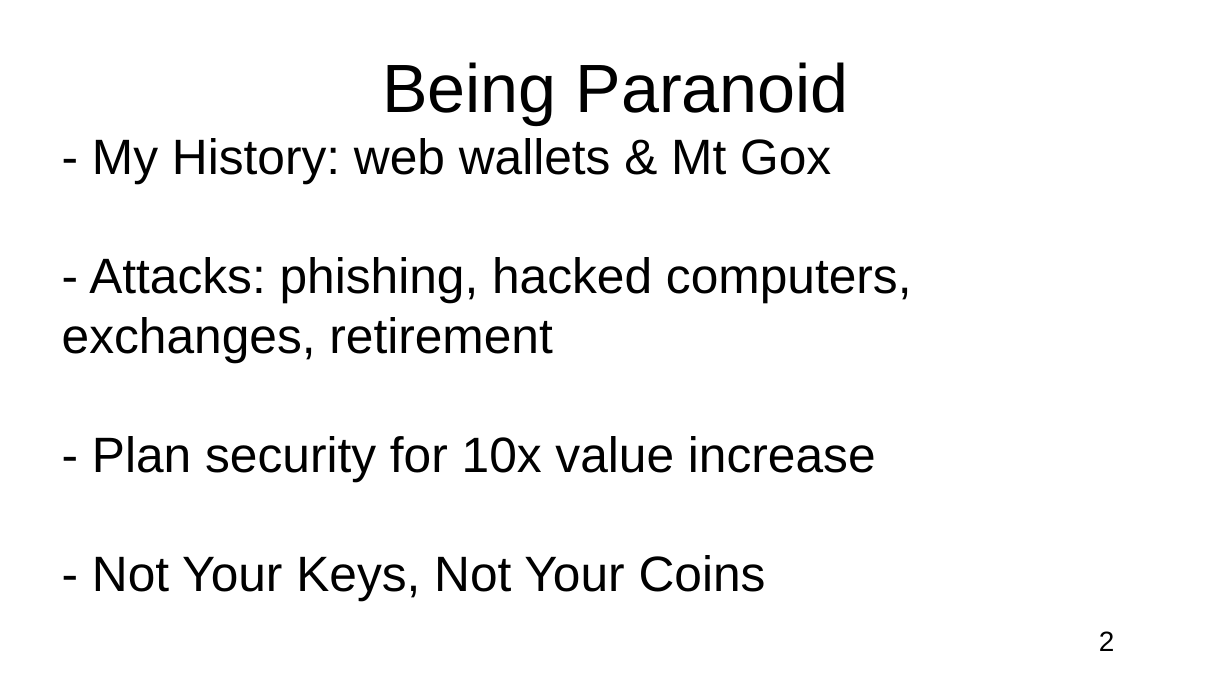
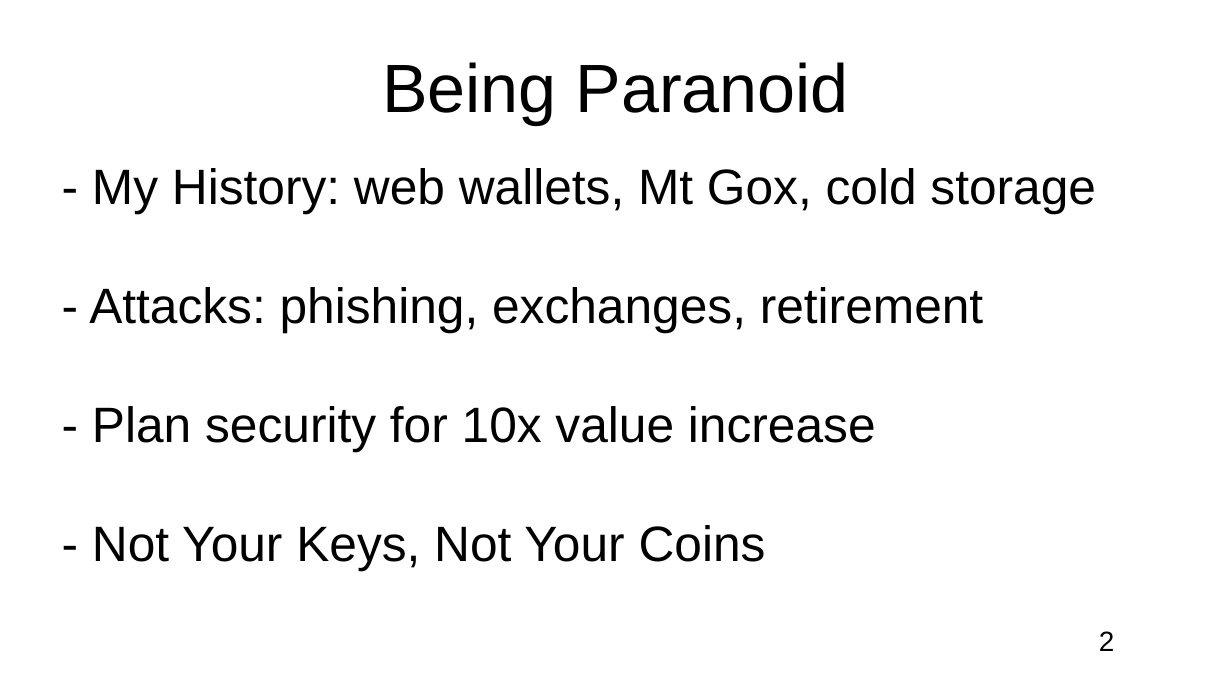
Before and after one commit to RaskaRuby/createSeedWords, a slide deck: slide 2 of slideShow.odp. Drawn at 1232x693 pixels with LibreOffice and Linux fonts; fonts in the diff are those of the drawing. Boxes give left, top, right and bottom in pixels: in the first picture for what was removed or moved away, otherwise in the second. Text is boxed around its words. In the diff, an @@ line names an element or a change of style, - is before the commit and + after.

```diff
--- a/slideShow.odp
+++ b/slideShow.odp
@@ text at (89, 168, 1096, 332): text changed @@
-- My History: web wallets & Mt Gox
-- Attacks: phishing, hacked computers, exchanges, retirement
+- My History: web wallets, Mt Gox, cold storage
+- Attacks: phishing, exchanges, retirement
```
Also in this commit, not shown: 10 other slides changed.
